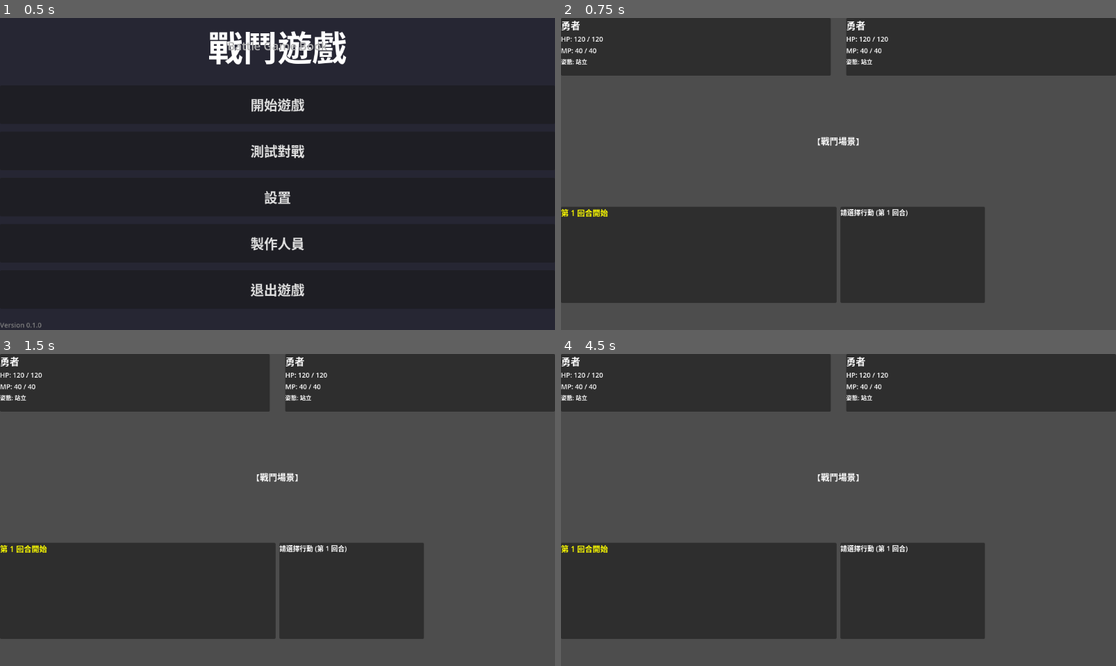
Above: before the commit, frames 1-4 (two rows, left to right).
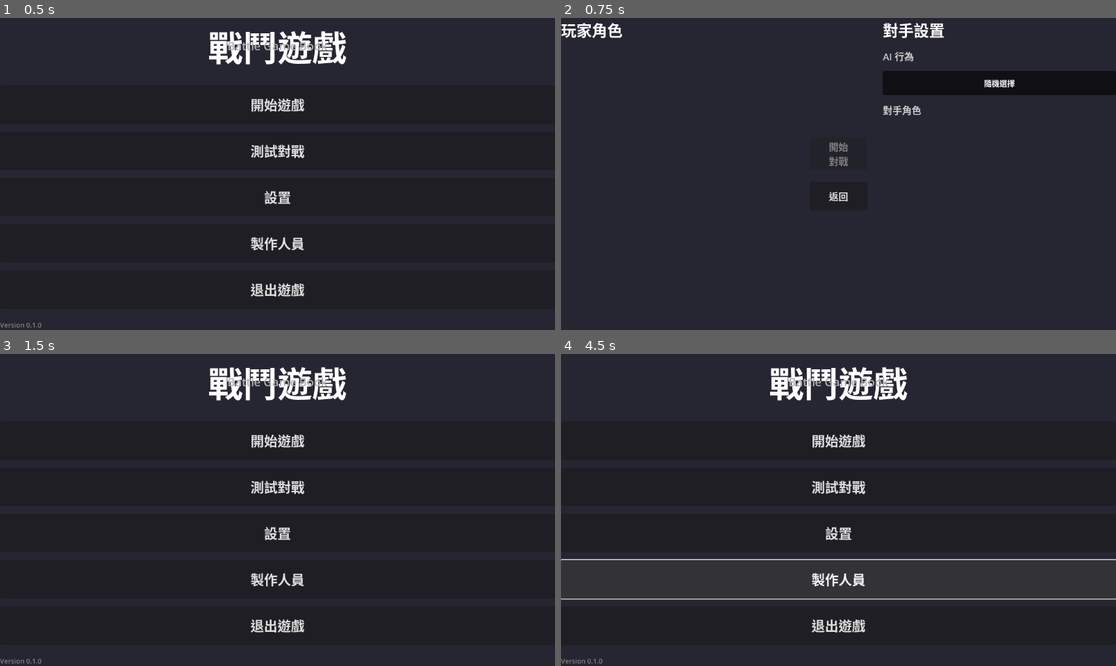
Above: after the commit, the same moments.

Repository: STRockefeller/battle-game-book
Game: Godot game, scene res://scenes/MainMenu.tscn
The game is run twice, just before and just after one commit, with the same random seed, the same clock (stepped at 60 frames per second) and the same inputs.
Inputs (mouse positions are in pixels of both pictures, inside the frame that each line leads up to):
- Up to frame 1 (0.5 s): no input
- Up to frame 2 (0.75 s): click "測試對戰" at 0.5 s
- Up to frame 3 (1.5 s): click (277, 531) at 1.25 s, where only the run after the commit has a clickable "返回"
- Up to frame 4 (4.5 s): click (838, 441) at 2 s, where only the run after the commit has a clickable "開始遊戲"; click (838, 441) at 2.75 s, where only the run after the commit has a clickable "開始遊戲"; click (838, 531) at 3.5 s, where only the run after the commit has a clickable "設置"; click (838, 578) at 4.25 s, where only the run after the commit has a clickable "製作人員"

Frame 1 is identical in both runs. In frame 2, 61% of the frame differs, in the area x 0-100%, y 0-100%; in frame 3, 61%; in frame 4, 62%.
Error before the commit: Invalid access to property or key 'name' on a base object of type 'Nil'. (res://scripts/Battle.gd:52)

Commit message:
✨ feat: add character selection scene and integrate with battle configuration

Diff:
--- a/project.godot
+++ b/project.godot
@@ -14,3 +14,7 @@
 config/features=PackedStringArray("4.5", "Forward Plus")
 config/icon="res://icon.svg"
 run/main_scene="res://scenes/MainMenu.tscn"
+
+[autoload]
+
+BattleConfig="*res://scripts/BattleConfig.gd"
--- /dev/null
+++ b/scenes/CharacterSelection.tscn
@@ -0,0 +1,122 @@
+[gd_scene load_steps=2 format=3 uid="uid://bbm0toprnnvvc"]
+
+[ext_resource type="Script" uid="uid://c0kmxvwd0k3n5m8" path="res://scripts/CharacterSelection.gd" id="1_abc8d"]
+
+[node name="CharacterSelection" type="Control"]
+layout_mode = 3
+anchors_preset = 15
+anchor_left = 0.0
+anchor_top = 0.0
+anchor_right = 1.0
+anchor_bottom = 1.0
+offset_left = 0.0
+offset_top = 0.0
+offset_right = 0.0
+offset_bottom = 0.0
+grow_horizontal = 2
+grow_vertical = 2
+script = ExtResource("1_abc8d")
+
+[node name="BackgroundColor" type="ColorRect" parent="."]
+layout_mode = 1
+anchors_preset = 15
+anchor_left = 0.0
+anchor_top = 0.0
+anchor_right = 1.0
+anchor_bottom = 1.0
+offset_left = 0.0
+offset_top = 0.0
+offset_right = 0.0
+offset_bottom = 0.0
+grow_horizontal = 2
+grow_vertical = 2
+color = Color(0.15, 0.15, 0.2, 1)
+
+[node name="MainContainer" type="HBoxContainer" parent="."]
+layout_mode = 1
+anchors_preset = 15
+anchor_left = 0.0
+anchor_top = 0.0
+anchor_right = 1.0
+anchor_bottom = 1.0
+offset_left = 0.0
+offset_top = 0.0
+offset_right = 0.0
+offset_bottom = 0.0
+grow_horizontal = 2
+grow_vertical = 2
+theme_override_constants/separation = 32
+
+[node name="LeftPanel" type="VBoxContainer" parent="MainContainer"]
+layout_mode = 2
+size_flags_horizontal = 3
+theme_override_constants/separation = 16
+
+[node name="LeftTitle" type="Label" parent="MainContainer/LeftPanel"]
+layout_mode = 2
+size_flags_vertical = 0
+text = "玩家角色"
+theme_override_font_sizes/font_size = 32
+theme_override_colors/font_color = Color(1, 1, 1, 1)
+
+[node name="LeftCharacterContainer" type="VBoxContainer" parent="MainContainer/LeftPanel"]
+layout_mode = 2
+size_flags_vertical = 3
+theme_override_constants/separation = 12
+
+[node name="CenterPanel" type="VBoxContainer" parent="MainContainer"]
+layout_mode = 2
+size_flags_horizontal = 0
+alignment = 1
+theme_override_constants/separation = 24
+
+[node name="ConfirmButton" type="Button" parent="MainContainer/CenterPanel"]
+layout_mode = 2
+custom_minimum_size = Vector2(120, 60)
+text = "開始\n對戰"
+theme_override_font_sizes/font_size = 20
+
+[node name="BackButton" type="Button" parent="MainContainer/CenterPanel"]
+layout_mode = 2
+custom_minimum_size = Vector2(120, 60)
+text = "返回"
+theme_override_font_sizes/font_size = 20
+
+[node name="RightPanel" type="VBoxContainer" parent="MainContainer"]
+layout_mode = 2
+size_flags_horizontal = 3
+theme_override_constants/separation = 16
+
+[node name="RightTitle" type="Label" parent="MainContainer/RightPanel"]
+layout_mode = 2
+size_flags_vertical = 0
+text = "對手設置"
+theme_override_font_sizes/font_size = 32
+theme_override_colors/font_color = Color(1, 1, 1, 1)
+
+[node name="AIBehaviorLabel" type="Label" parent="MainContainer/RightPanel"]
+layout_mode = 2
+size_flags_vertical = 0
+text = "AI 行為"
+theme_override_font_sizes/font_size = 20
+theme_override_colors/font_color = Color(0.8, 0.8, 0.8, 1)
+
+[node name="AIBehaviorContainer" type="VBoxContainer" parent="MainContainer/RightPanel"]
+layout_mode = 2
+size_flags_vertical = 0
+theme_override_constants/separation = 8
+
+[node name="EnemyCharacterLabel" type="Label" parent="MainContainer/RightPanel"]
+layout_mode = 2
+size_flags_vertical = 0
+text = "對手角色"
+theme_override_font_sizes/font_size = 20
+theme_override_colors/font_color = Color(0.8, 0.8, 0.8, 1)
+
+[node name="RightCharacterContainer" type="VBoxContainer" parent="MainContainer/RightPanel"]
+layout_mode = 2
+size_flags_vertical = 3
+theme_override_constants/separation = 12
+
+[connection signal="pressed" from="MainContainer/CenterPanel/ConfirmButton" to="." method="_on_confirm_pressed"]
+[connection signal="pressed" from="MainContainer/CenterPanel/BackButton" to="." method="_on_back_pressed"]
--- /dev/null
+++ b/scripts/BattleConfig.gd
@@ -0,0 +1,27 @@
+# BattleConfig.gd
+# 自動加載的全局配置管理器
+extends Node
+
+# 當前戰鬥配置
+var player_character: Character
+var enemy_character: Character
+var enemy_ai_behavior: String = "random"
+
+func set_battle_config(player: Character, enemy: Character, ai_behavior: String) -> void:
+	player_character = player
+	enemy_character = enemy
+	enemy_ai_behavior = ai_behavior
+
+func get_player_character() -> Character:
+	return player_character
+
+func get_enemy_character() -> Character:
+	return enemy_character
+
+func get_enemy_ai_behavior() -> String:
+	return enemy_ai_behavior
+
+func clear_config() -> void:
+	player_character = null
+	enemy_character = null
+	enemy_ai_behavior = "random"
--- a/scripts/BattleManager.gd
+++ b/scripts/BattleManager.gd
@@ -48,16 +48,22 @@
 # ==================== 初始化 ====================
 
 func _ready():
-	# 初始化玩家（複製資源以避免共享狀態）
-	if not player1:
-		var hero_template = load("res://resources/characters/Elise.tres")
-		if hero_template:
-			player1 = hero_template.duplicate()
-
-	if not player2:
-		var hero_template = load("res://resources/characters/Elise.tres")
-		if hero_template:
-			player2 = hero_template.duplicate()
+	# 檢查是否有來自 CharacterSelection 的配置
+	if BattleConfig.player_character and BattleConfig.enemy_character:
+		player1 = BattleConfig.player_character
+		player2 = BattleConfig.enemy_character
+		BattleConfig.clear_config()
+	else:
+		# 後備方案：使用預設角色
+		if not player1:
+			var hero_template = load("res://resources/characters/Elise.tres")
+			if hero_template:
+				player1 = hero_template.duplicate()
+
+		if not player2:
+			var hero_template = load("res://resources/characters/Elise.tres")
+			if hero_template:
+				player2 = hero_template.duplicate()
 
 	characters = [player1, player2]
 
--- /dev/null
+++ b/scripts/CharacterSelection.gd
@@ -0,0 +1,166 @@
+# CharacterSelection.gd
+extends Control
+
+# UI 節點參考
+@onready var left_character_container = $MainContainer/LeftPanel/LeftCharacterContainer
+@onready var right_character_container = $MainContainer/RightPanel/RightCharacterContainer
+@onready var ai_behavior_container = $MainContainer/RightPanel/AIBehaviorContainer
+@onready var confirm_button = $MainContainer/CenterPanel/ConfirmButton
+@onready var back_button = $MainContainer/CenterPanel/BackButton
+
+# 選擇狀態
+var selected_player_character: Character = null
+var selected_enemy_character: Character = null
+var selected_ai_behavior: String = "random"  # 預設 AI 行為
+
+# 可用的角色資源路徑（動態生成）
+var character_resources: Array[String] = []
+
+# 可用的 AI 行為
+var ai_behaviors: Array[String] = [
+	"random",
+	# 未來可以加入更多 AI 類型
+]
+
+func _ready():
+	_scan_character_resources()
+	_load_characters()
+	_setup_ai_selection()
+	confirm_button.disabled = true
+
+## 動態掃描角色資源目錄
+func _scan_character_resources() -> void:
+	var char_dir = "res://resources/characters/"
+	var dir = DirAccess.open(char_dir)
+
+	if dir == null:
+		push_error("無法打開目錄: " + char_dir)
+		return
+
+	dir.list_dir_begin()
+	var file_name = dir.get_next()
+
+	while file_name != "":
+		# 只加載 .tres 檔案
+		if file_name.ends_with(".tres") and not file_name.ends_with(".uid"):
+			var full_path = char_dir + file_name
+			var resource = load(full_path)
+
+			# 檢查是否是 Character 類型
+			if resource is Character:
+				character_resources.append(full_path)
+				print("加載角色資源: " + full_path)
+			else:
+				print("跳過非角色資源: " + full_path)
+
+		file_name = dir.get_next()
+
+	if character_resources.is_empty():
+		push_warning("未找到任何角色資源")
+
+## 加載所有可用的角色
+func _load_characters():
+	# 左側：玩家角色選擇
+	for char_path in character_resources:
+		var character = load(char_path)
+		if character:
+			var btn = _create_character_button(character, true)
+			left_character_container.add_child(btn)
+
+	# 右側：敵方角色選擇
+	for char_path in character_resources:
+		var character = load(char_path)
+		if character:
+			var btn = _create_character_button(character, false)
+			right_character_container.add_child(btn)
+
+## 創建角色選擇按鈕
+func _create_character_button(character: Character, is_player: bool) -> Button:
+	var btn = Button.new()
+	btn.text = character.name
+	btn.custom_minimum_size = Vector2(200, 60)
+
+	btn.connect("pressed", Callable(self, "_on_character_selected").bind(character, is_player))
+
+	return btn
+
+## 設置 AI 行為選擇
+func _setup_ai_selection():
+	for behavior in ai_behaviors:
+		var btn = Button.new()
+		match behavior:
+			"random":
+				btn.text = "隨機選擇"
+
+		btn.custom_minimum_size = Vector2(200, 50)
+		btn.toggle_mode = true
+
+		if behavior == selected_ai_behavior:
+			btn.button_pressed = true
+
+		btn.connect("pressed", Callable(self, "_on_ai_behavior_selected").bind(behavior))
+		ai_behavior_container.add_child(btn)
+
+## 角色選擇回調
+func _on_character_selected(character: Character, is_player: bool):
+	var container = left_character_container if is_player else right_character_container
+
+	# 取消之前選擇的按鈕的按下狀態
+	for child in container.get_children():
+		if child is Button:
+			child.button_pressed = false
+
+	# 設置新選擇
+	if is_player:
+		selected_player_character = character.duplicate()
+		# 尋找並更新按鈕的按下狀態
+		for child in container.get_children():
+			if child is Button and child.text == character.name:
+				child.button_pressed = true
+	else:
+		selected_enemy_character = character.duplicate()
+		for child in container.get_children():
+			if child is Button and child.text == character.name:
+				child.button_pressed = true
+
+	_update_confirm_button()
+
+## AI 行為選擇回調
+func _on_ai_behavior_selected(behavior: String):
+	selected_ai_behavior = behavior
+
+	# 更新所有 AI 行為按鈕的狀態
+	for child in ai_behavior_container.get_children():
+		if child is Button:
+			child.button_pressed = false
+
+	# 找到對應的按鈕並設置為按下
+	for child in ai_behavior_container.get_children():
+		if child is Button:
+			match behavior:
+				"random":
+					if child.text == "隨機選擇":
+						child.button_pressed = true
+
+## 更新確認按鈕狀態
+func _update_confirm_button():
+	confirm_button.disabled = (selected_player_character == null or selected_enemy_character == null)
+
+## 開始對戰
+func _on_confirm_pressed():
+	if selected_player_character == null or selected_enemy_character == null:
+		return
+
+	# 將選擇保存到全局配置
+	BattleConfig.set_battle_config(
+		selected_player_character,
+		selected_enemy_character,
+		selected_ai_behavior
+	)
+
+	# 切換到戰鬥場景
+	get_tree().change_scene_to_file("res://scenes/BattleUI.tscn")
+
+## 返回主選單
+func _on_back_pressed():
+	get_tree().change_scene_to_file("res://scenes/MainMenu.tscn")
--- a/scripts/MainMenu.gd
+++ b/scripts/MainMenu.gd
@@ -8,8 +8,8 @@
 	print("開始遊戲 - 功能待實現")
 
 func _on_test_battle_pressed():
-	# 加載並切換到戰鬥場景
-	get_tree().change_scene_to_file("res://scenes/BattleUI.tscn")
+	# 切換到角色選擇場景
+	get_tree().change_scene_to_file("res://scenes/CharacterSelection.tscn")
 
 func _on_settings_pressed():
 	print("設置 - 功能待實現")
Not shown, added: scripts/BattleConfig.gd.uid
Not shown, added: scripts/CharacterSelection.gd.uid
